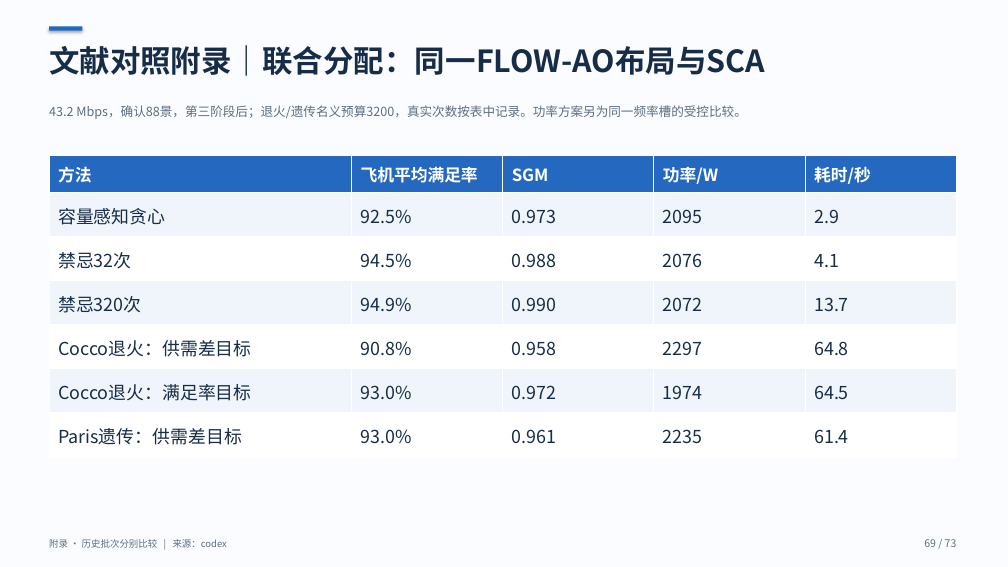
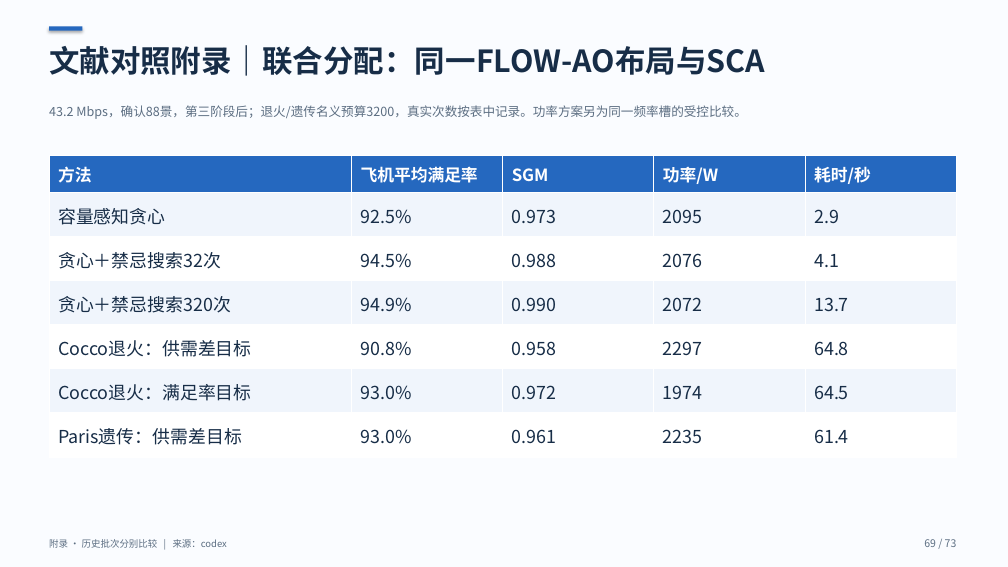
Before and after one commit to 144magixx/satellite-rl, a slide deck: slide 69 of docs/Claude维护/导师汇报/codex版/02_导师汇报.pptx. Drawn at 1008x567 pixels with LibreOffice and Linux fonts; fonts in the diff are those of the drawing. Boxes give left, top, right and bottom in pixels: in the first picture for what was removed or moved away, otherwise in the second. Text is boxed around its words. In the diff, an @@ line names an element or a change of style, - is before the commit and + after.

Commit message:
docs: 补齐纯禁忌评价报告与多格式结果同步

```diff
--- a/docs/Claude维护/导师汇报/codex版/02_导师汇报.pptx
+++ b/docs/Claude维护/导师汇报/codex版/02_导师汇报.pptx
@@ table at bbox=[49, 155, 957, 457] @@
-row 3, column 1: 禁忌32次
+row 3, column 1: 贪心＋禁忌搜索32次
-row 4, column 1: 禁忌320次
+row 4, column 1: 贪心＋禁忌搜索320次
```
Also in this commit, not shown: 3 other slides changed, 1 slide added, 36 other files.
